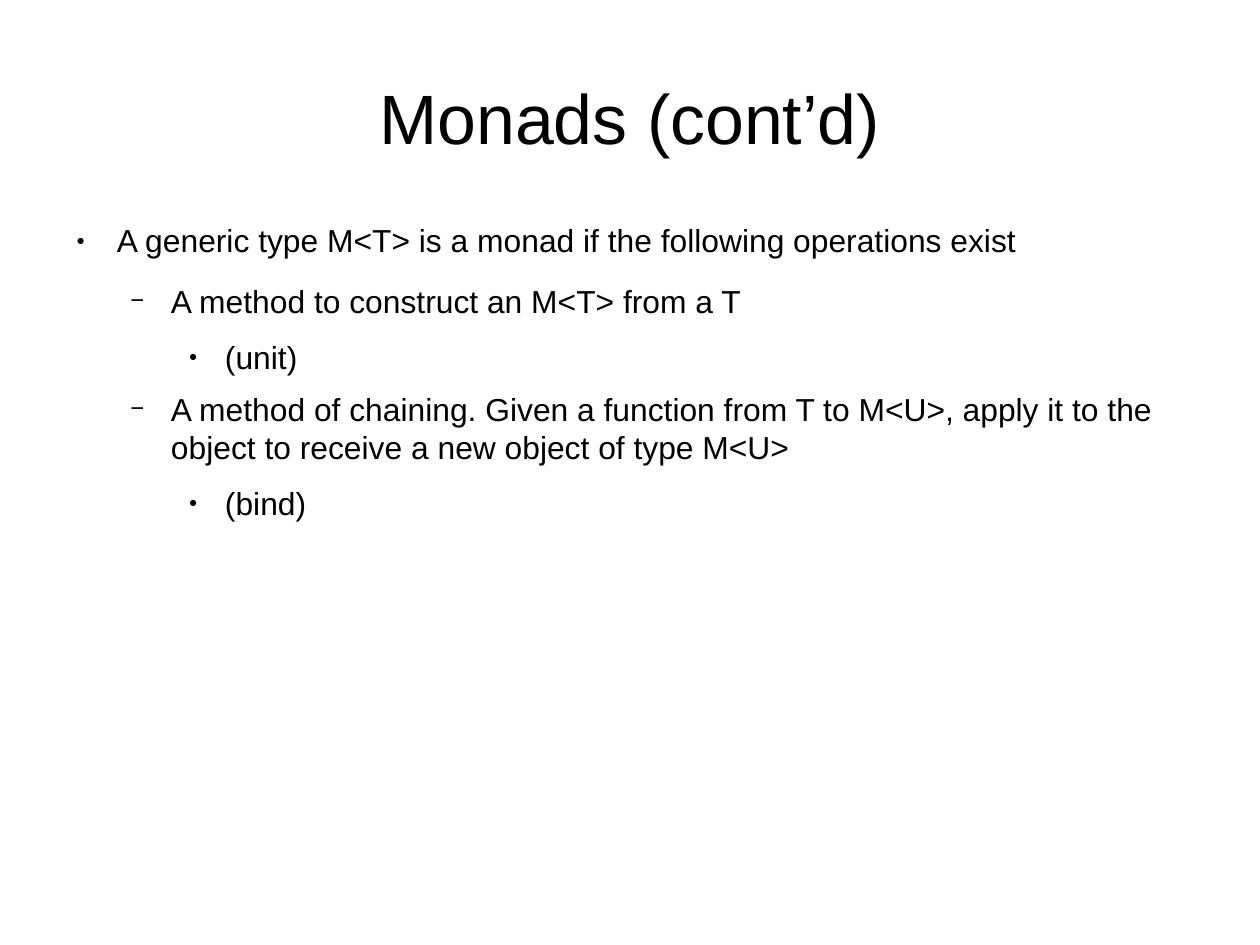
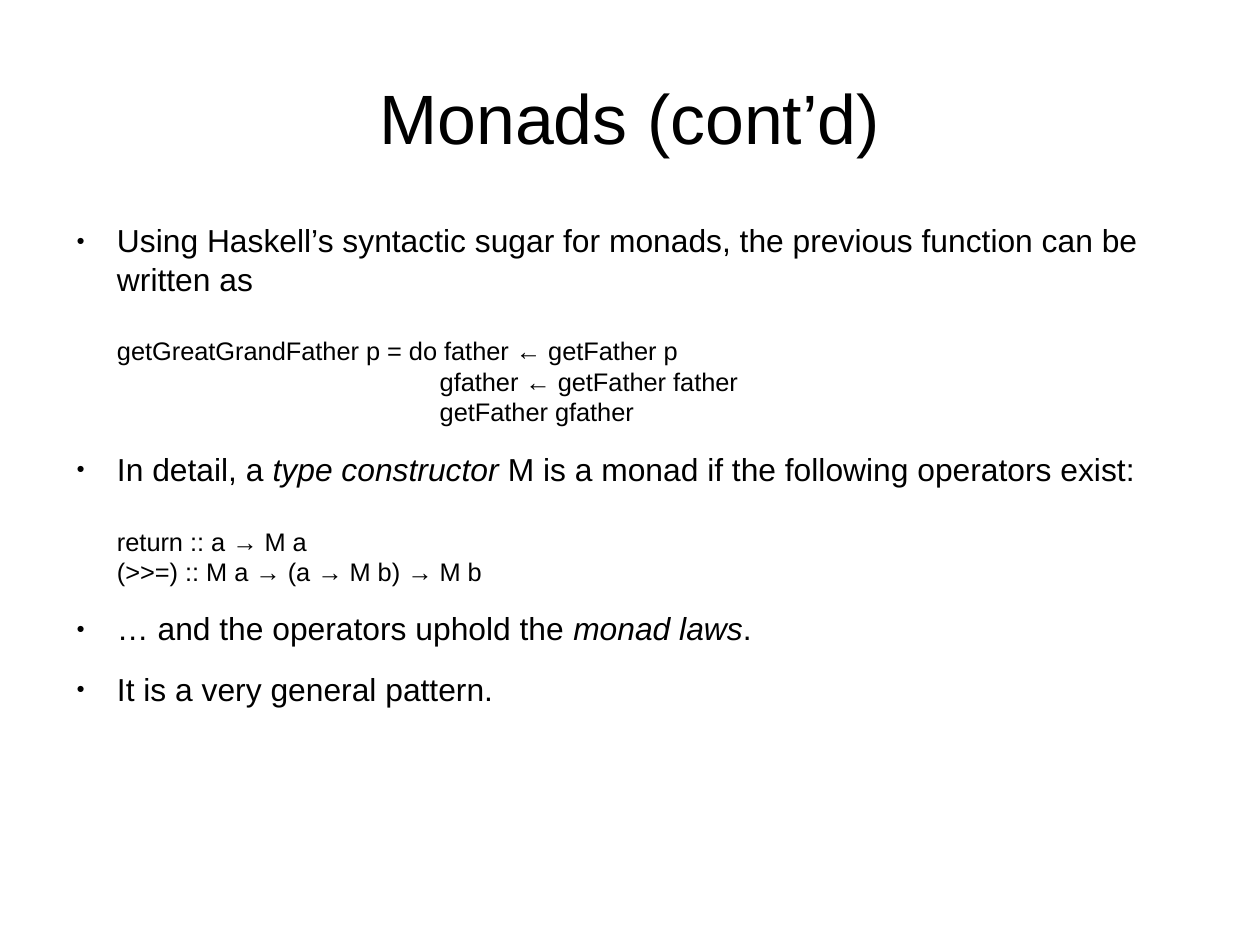
Before and after one commit to bstamour/SLHS, a slide deck: slide 30 of docs/proposal-from-bob.odp (slide 28 before the commit). Drawn at 1260x945 pixels with LibreOffice and Linux fonts; fonts in the diff are those of the drawing. Boxes give left, top, right and bottom in pixels: in the first picture for what was removed or moved away, otherwise in the second. Text is boxed around its words. In the diff, an @@ line names an element or a change of style, - is before the commit and + after.

Commit message:
monad section

```diff
--- a/docs/proposal-from-bob.odp
+++ b/docs/proposal-from-bob.odp
@@ text at [117, 229, 1137, 707]: text changed @@
-● A generic type M<T> is a monad if the following operations exist
-  − A method to construct an M<T> from a T
-    ● (unit)
-  − A method of chaining. Given a function from T to M<U>, apply it to the object to receive a new object of type M<U>
-    ● (bind)
+● Using Haskell’s syntactic sugar for monads, the previous function can be written as
+  getGreatGrandFather p = do father ← getFather p
+  gfather ← getFather father
+  getFather gfather
+● In detail, a type constructor M is a monad if the following operators exist:
+  return :: a → M a
+  (>>=) :: M a → (a → M b) → M b
+● … and the operators uphold the monad laws.
+● It is a very general pattern.
```
Also in this commit, not shown: 1 other slide changed, 3 slides added, 1 slide removed.
